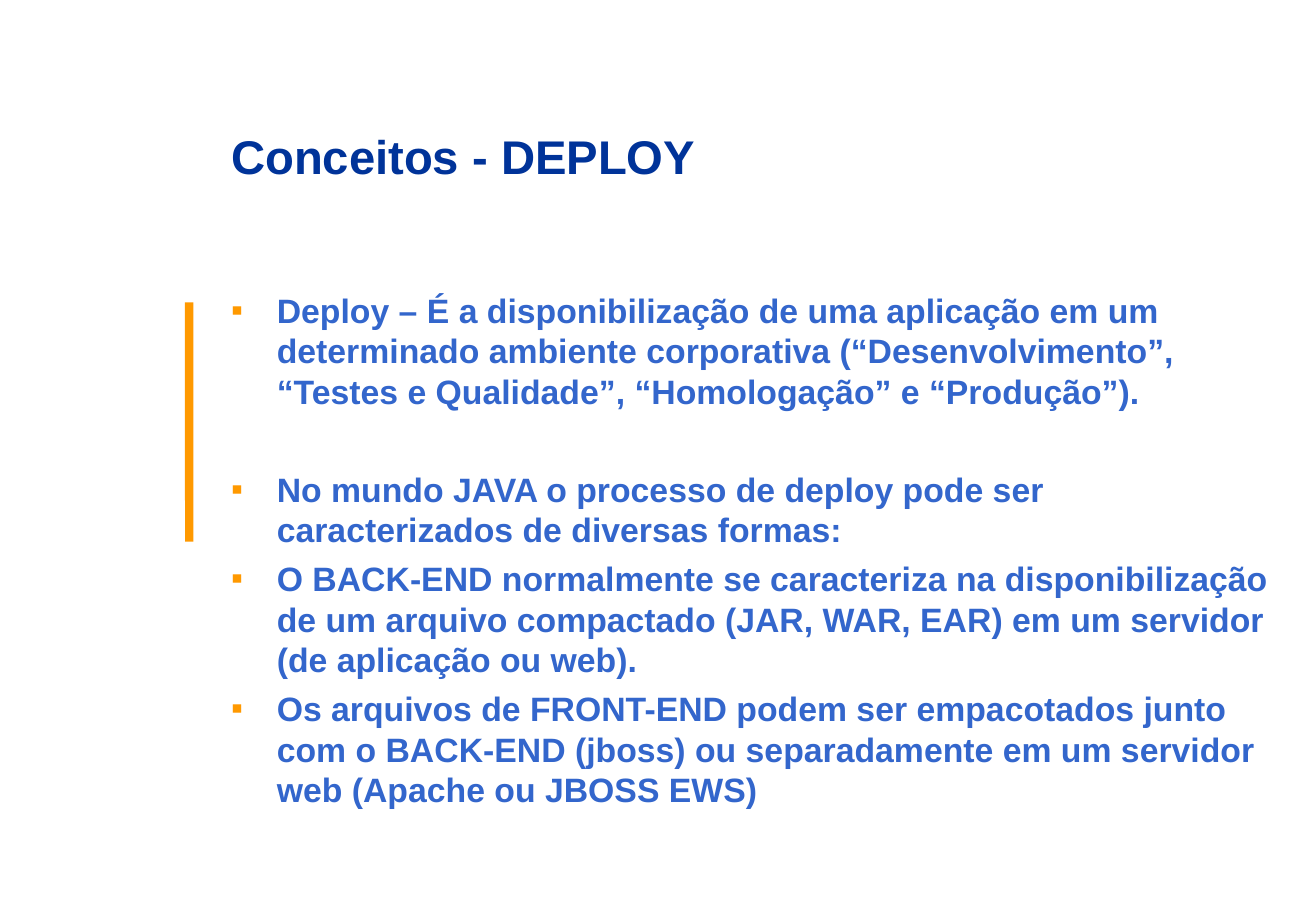
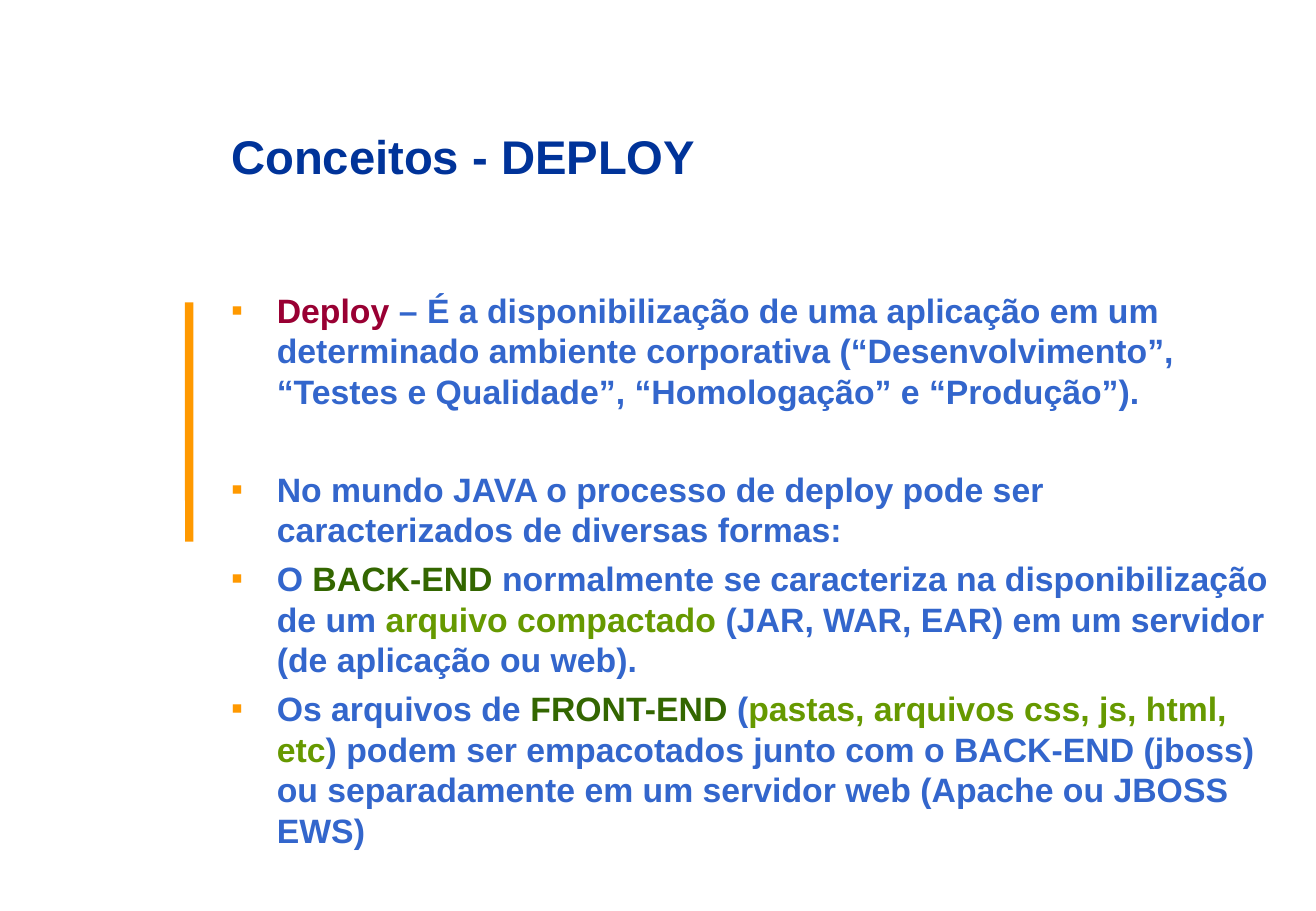
Before and after one commit to kwakassa/ptdes-overfb, a slide deck: slide 12 of 00_Apresentacao/CEDESSP - Modulo Overview Frontend e Backend.ppt. Drawn at 1316x911 pixels with LibreOffice and Linux fonts; fonts in the diff are those of the drawing; background and template pictures are left out. Boxes give left, top, right and bottom in pixels: in the first picture for what was removed or moved away, otherwise in the second. Text is boxed around its words. In the diff, an @@ line names an element or a change of style, - is before the commit and + after.

```diff
--- a/00_Apresentacao/CEDESSP - Modulo Overview Frontend e Backend.ppt
+++ b/00_Apresentacao/CEDESSP - Modulo Overview Frontend e Backend.ppt
@@ text at [277, 296, 1268, 679]: text colour #3366CC to #990033 in "Deploy"; text colour #3366CC to #336600 in "BACK-END"; text colour #3366CC to #669900 in "arquivo compactado" @@
@@ text at [277, 696, 1255, 850]: text changed @@
-▪ Os arquivos de FRONT-END podem ser empacotados junto com o BACK-END (jboss) ou separadamente em um servidor web (Apache ou JBOSS EWS)
+▪ Os arquivos de FRONT-END (pastas, arquivos css, js, html, etc) podem ser empacotados junto com o BACK-END (jboss) ou separadamente em um servidor web (Apache ou JBOSS EWS)
```
Also in this commit, not shown: 7 other slides changed, 3 slides added, 46 other files.
